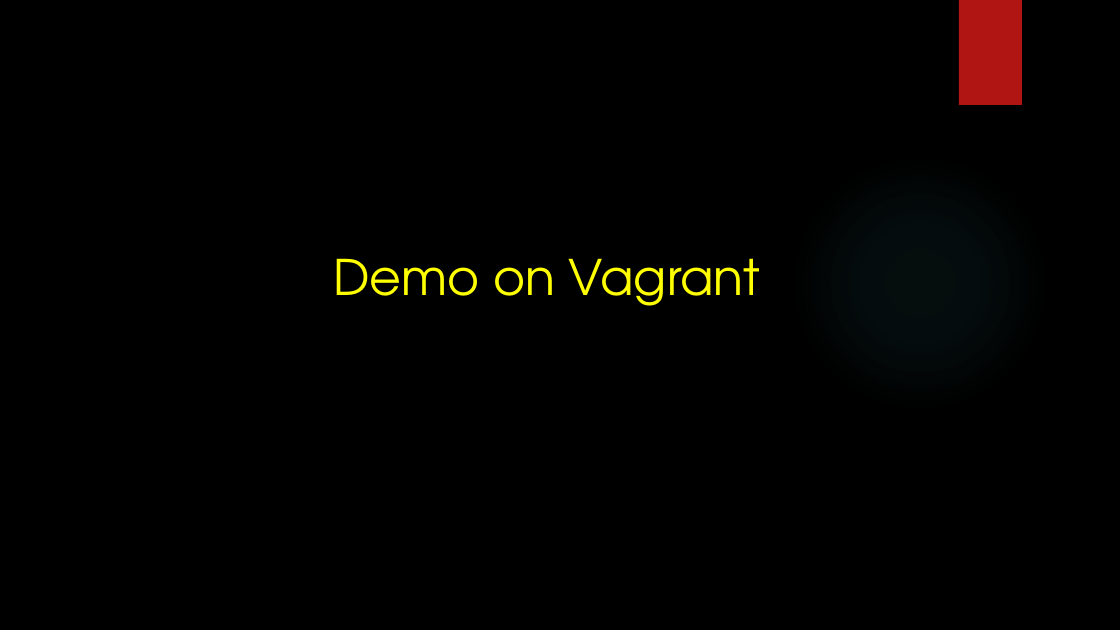
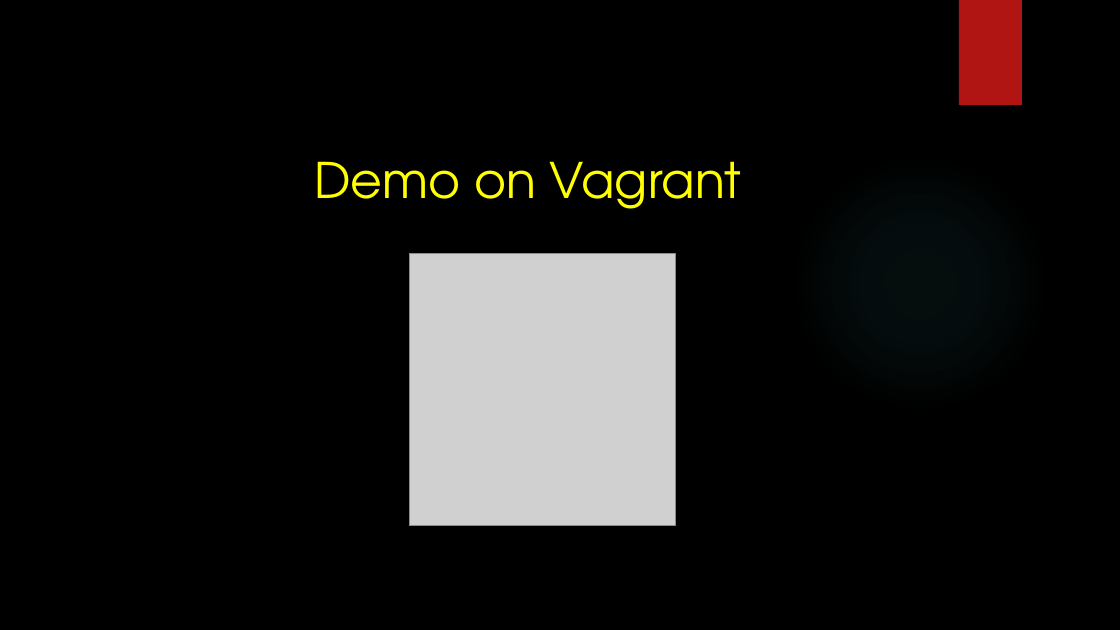
Before and after one commit to pptaj/ADS_Presentation, a slide deck: slide 2 of ADS_Presentation.pptx. Drawn at 1120x630 pixels with LibreOffice and Linux fonts; fonts in the diff are those of the drawing; grey boxes stand for pictures; background and template pictures are left out. Boxes give left, top, right and bottom in pixels: in the first picture for what was removed or moved away, otherwise in the second. Text is boxed around its words. In the diff, an @@ line names an element or a change of style, - is before the commit and + after.

```diff
--- a/ADS_Presentation.pptx
+++ b/ADS_Presentation.pptx
@@ title "Demo on Vagrant" moved from (x1=333, y1=258, x2=761, y2=306) to (x1=314, y1=161, x2=742, y2=209) @@
@@ picture added at (x1=409, y1=254, x2=676, y2=526) @@
```
Also in this commit, not shown: 5 other slides changed, 1 slide added, 1 slide removed, 1 other file.
